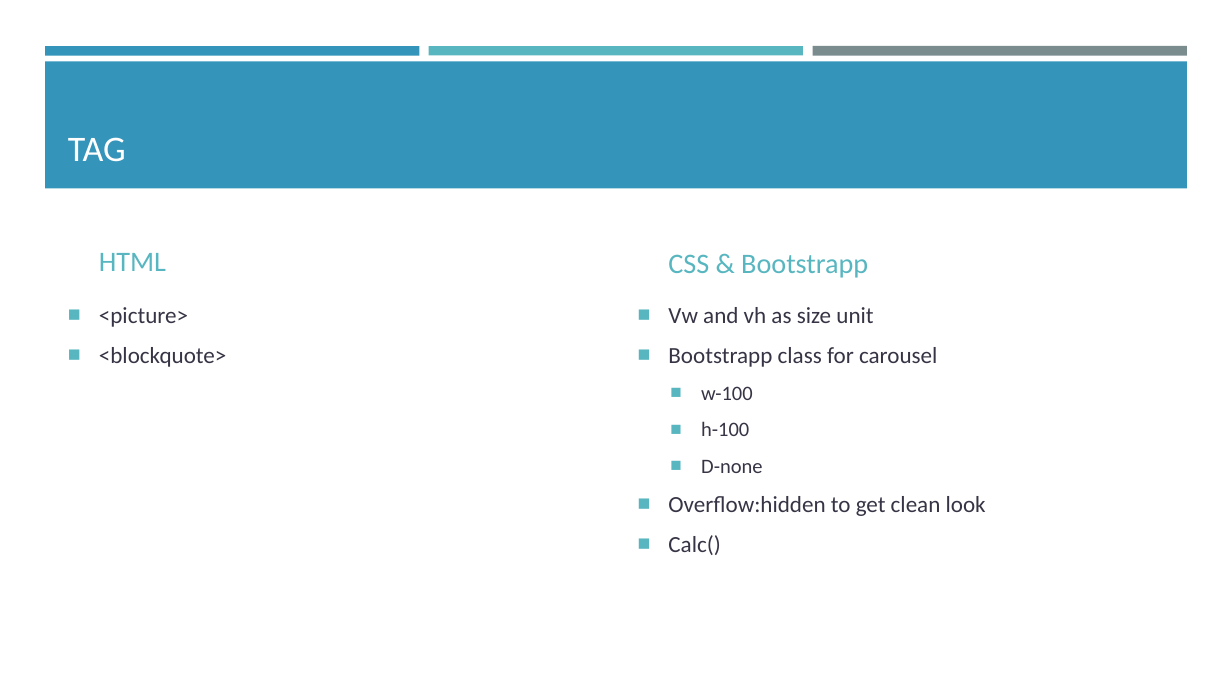
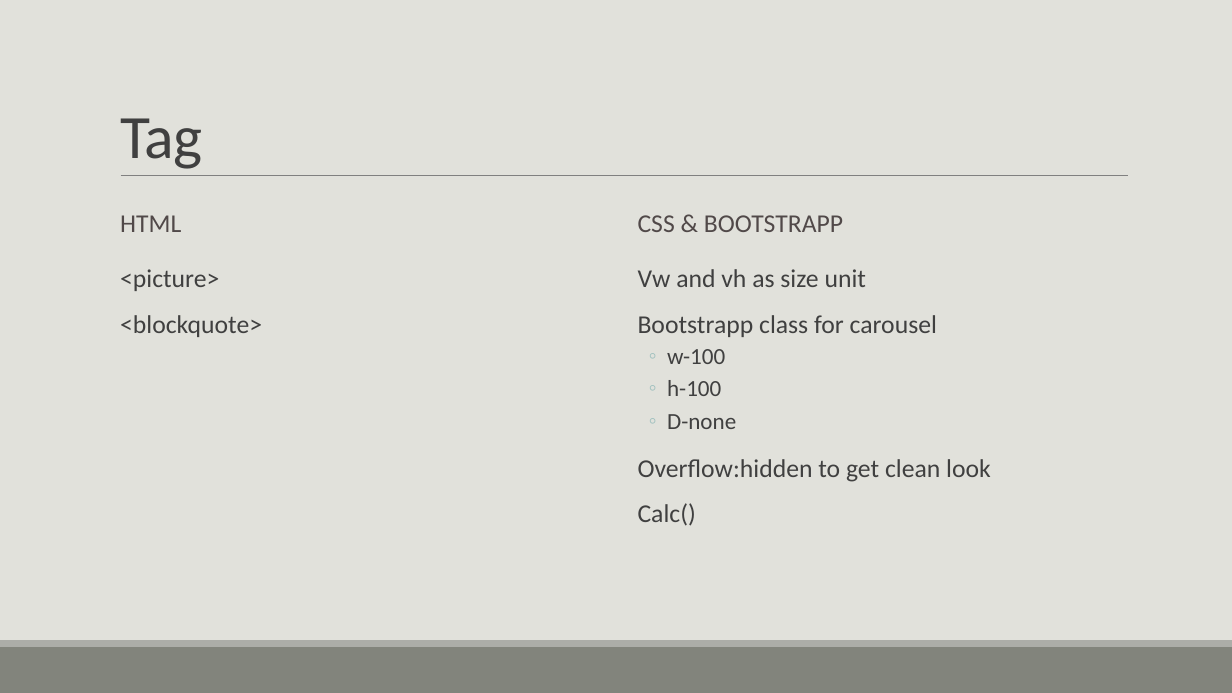
Before and after one commit to annisaaadindra/quotes-web-app, a slide deck: slide 4 of Annisaa Adindra Daulay.pptx. Drawn at 1232x693 pixels with LibreOffice and Linux fonts; fonts in the diff are those of the drawing. Boxes give left, top, right and bottom in pixels: in the first picture for what was removed or moved away, otherwise in the second. Text is boxed around its words. In the diff, an @@ line names an element or a change of style, - is before the commit and + after.

```diff
--- a/Annisaa Adindra Daulay.pptx
+++ b/Annisaa Adindra Daulay.pptx
@@ background #FFFFFF to #E1E1DB @@
@@ rectangle removed at (45, 46, 420, 55) @@
@@ rectangle removed at (429, 46, 803, 55) @@
@@ rectangle removed at (812, 46, 1187, 56) @@
@@ rectangle removed at (45, 61, 1188, 189) @@
@@ title at (120, 118, 202, 169): text changed; size 28 to 48 pt; text colour #FFFFFF to #404040 @@
-TAG
+Tag
@@ line added from (121, 176) to (1128, 176), #808080 0.5 pt @@
@@ text "HTML": place and size @@
-text "HTML" at (99, 253, 166, 271)
+text "HTML" at (120, 215, 181, 232)
@@ text "HTML" at (120, 215, 181, 232): size 22 to 20 pt, text colour #58B6C0 to #514949; line spacing 1 to 0.9; more space between paragraphs; vertical alignment bottom to middle @@
@@ text "CSS & BOOTSTRAPP" at (638, 215, 843, 232): vertical alignment bottom to middle @@
@@ text at (638, 215, 843, 232): text changed; size 22 to 20 pt; text colour #58B6C0 to #514949 @@
-CSS & Bootstrapp
+CSS & BOOTSTRAPP
@@ text "<picture>": place and size @@
-text "<picture>" at (99, 307, 227, 367)
+text "<picture>" at (120, 269, 262, 337)
@@ text "<picture>" at (120, 269, 262, 337): size 18 to 20 pt, text colour #373545 to #404040; bullet ■ to  ; line spacing 1 to 0.9; more space between paragraphs; bullet colour #58B6C0 to #9DBFBE @@
@@ text "Vw and vh as size ...": place and size @@
-text "Vw and vh as size ..." at (668, 307, 986, 555)
+text "Vw and vh as size ..." at (638, 269, 991, 526)
@@ text "Vw and vh as size ..." at (638, 269, 991, 526): size 18 to 20 pt in "Vw and vh as size unit", "Bootstrapp class for carousel", "Overflow:hidden to get clean look", "Calc()"; text colour #373545 to #404040; size 16 to 18 pt in "w-100", "h-100", "D-none"; bullet ■ to  ; line spacing 1 to 0.9; more space between paragraphs; bullet colour #58B6C0 to #9DBFBE; bullet ■ to ◦; less space between paragraphs @@
@@ rectangle added at (0, 647, 1232, 693), fill #82847C @@
@@ rectangle added at (0, 640, 1232, 647), fill #ACADA8 @@
```
Also in this commit, not shown: 6 other slides changed, 1 slide added, 1 other file.
